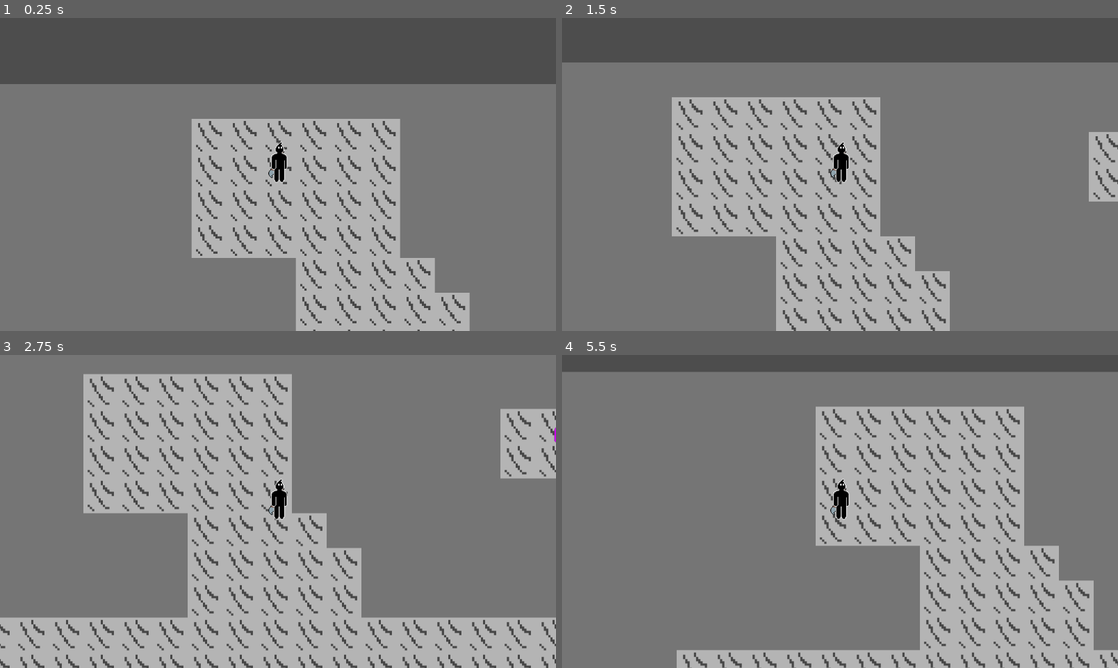
Above: before the commit, frames 1-4 (two rows, left to right).
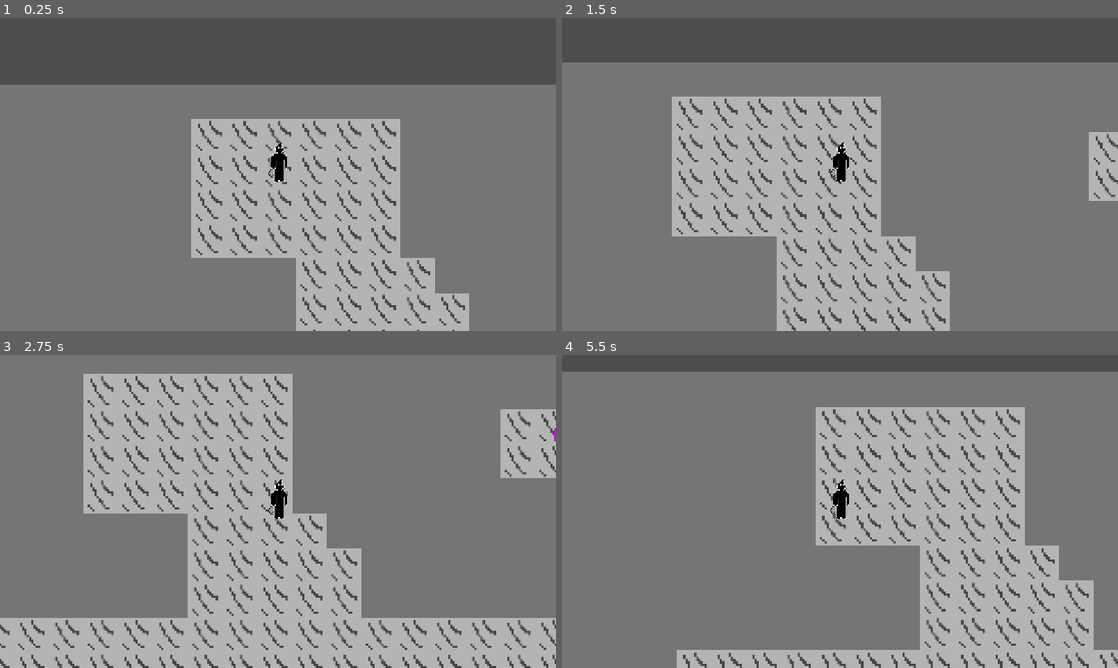
Above: after the commit, the same moments.

Repository: RodrigoAlvys/The-legend-of-Ink
Game: Godot game, scene res://mapas/mapa1.tscn
The game is run twice, just before and just after one commit, with the same random seed, the same clock (stepped at 60 frames per second) and the same inputs.
Inputs:
- Up to frame 1 (0.25 s): no input
- Up to frame 2 (1.5 s): tap Enter at 0.5 s; hold Right (ui_right) 0.53-1.28 s; hold E (interact) 0.53-1.28 s; hold Down (ui_down) from 1.28 s (still down); tap E (interact) at 1.35 s
- Up to frame 3 (2.75 s): release Down (ui_down) at 2.03 s; hold Right (ui_right) from 2.03 s (still down); hold Shift from 2.03 s (still down); tap E (interact) at 2.3 s
- Up to frame 4 (5.5 s): tap Space at 2.75 s; release Right (ui_right) at 2.78 s; release Shift at 2.78 s; hold Up (ui_up) 2.78-3.53 s; tap E (interact) at 2.85, 4.55 s; hold E (interact) 3.53-4.28 s; hold Left (ui_left) 3.53-5.03 s; tap Shift at 4.35 s; hold Down (ui_down) from 5.03 s (still down); hold E (interact) from 5.03 s (still down)

The runs differ from the first frame. In frame 1, 1.7% of the frame differs, in the area x 0-100%, y 21-100%; in frame 2, 2.0%; in frame 3, 3.7%, in the area x 0-100%, y 6-100%; in frame 4, 2.5%.

Commit message:
expandindo dialogo
adicionando dialogo ao restante dos npcs

Diff:
--- /dev/null
+++ b/rp-gprojeto/mapas/amarelo_loja.gd
@@ -0,0 +1,7 @@
+extends CharacterBody2D
+
+func interact():
+	DialogueUI.start_dialogue([
+		"Opa, mais um cliente?",
+		"Bom, infelizmente ainda estou arrumando minha loja, mas quando estiver tudo em ordem, quero te ver mais vezes pro aqui hein."
+	])
--- /dev/null
+++ b/rp-gprojeto/mapas/azul.gd
@@ -0,0 +1,7 @@
+extends CharacterBody2D
+
+func interact():
+	DialogueUI.start_dialogue([
+		"...Oi...",
+		"Prefiro ficar sozinho, então por gentileza, poderia se retirar?"
+	])
--- /dev/null
+++ b/rp-gprojeto/mapas/ciano.gd
@@ -0,0 +1,7 @@
+extends CharacterBody2D
+
+func interact():
+	DialogueUI.start_dialogue([
+		"O Amarelo se mudou recentemente pra vila, então ele ainda tá arrumando a loja.",
+		"Quando tudo estiver em ordem, pode vir comprar o que for que ele vai vender"
+	])
--- /dev/null
+++ b/rp-gprojeto/mapas/cinza.gd
@@ -0,0 +1,8 @@
+extends CharacterBody2D
+
+func interact():
+	DialogueUI.start_dialogue([
+		"Olá jovem, eu sou Cinza, o ancião da vila.",
+		"Vejo que está perdido e sem para onde ir, então vou ter dar uma ajuda",
+		"Ajude o pessoal aqui da vila, e lhe daremos um local para ficar até encontrar seu rumo."
+	])
--- /dev/null
+++ b/rp-gprojeto/mapas/laranja.gd
@@ -0,0 +1,8 @@
+extends CharacterBody2D
+
+func interact():
+	DialogueUI.start_dialogue([
+		"Opa, o Vermelho te enviou? Ufa ainda bem.",
+		"Os slimes tão começando a chegar perto demais da vila, então tô precisando ficar aqui de guarda.",
+		"Derrote alguns deles pra mim vai. Talvez deixe meu trabalho mais fácil."
+	])
--- a/rp-gprojeto/mapas/mapa1.tscn
+++ b/rp-gprojeto/mapas/mapa1.tscn
@@ -6,6 +6,7 @@
 [ext_resource type="Script" uid="uid://dotk4iuvqhbqu" path="res://mapas/portas.gd" id="4_4iet1"]
 [ext_resource type="Script" uid="uid://dxjwaun3d2qp0" path="res://mapas/mapamarker.gd" id="5_8xejp"]
 [ext_resource type="Texture2D" uid="uid://caop3mfnw8o2u" path="res://arte/sprites/roxo.png" id="6_12toi"]
+[ext_resource type="Script" uid="uid://dt7wi5mflfd0e" path="res://mapas/roxo.gd" id="6_dvs42"]
 
 [sub_resource type="TileSetAtlasSource" id="TileSetAtlasSource_2k3q6"]
 texture = ExtResource("1_7pacf")
@@ -76,6 +77,8 @@
 
 [node name="Roxo" type="CharacterBody2D" parent="Entidades" unique_id=1025481110]
 position = Vector2(939, 5)
+collision_layer = 9
+script = ExtResource("6_dvs42")
 
 [node name="Sprite2D" type="Sprite2D" parent="Entidades/Roxo" unique_id=553023362]
 position = Vector2(0, -25)
--- a/rp-gprojeto/mapas/mapa2.tscn
+++ b/rp-gprojeto/mapas/mapa2.tscn
@@ -9,7 +9,10 @@
 [ext_resource type="Script" uid="uid://280v1hyrsc86" path="res://mapas/vermelho.gd" id="6_t6otu"]
 [ext_resource type="Texture2D" uid="uid://qegp1ksdg731" path="res://arte/sprites/cinza.png" id="7_t6otu"]
 [ext_resource type="Texture2D" uid="uid://bm4srdtrlyofj" path="res://arte/sprites/azul.png" id="8_aeyf8"]
+[ext_resource type="Script" uid="uid://bslo1xeygjruo" path="res://mapas/cinza.gd" id="8_ja3h8"]
 [ext_resource type="Texture2D" uid="uid://cpqhd4ach2g66" path="res://arte/sprites/verde.png" id="9_yogvm"]
+[ext_resource type="Script" uid="uid://4wg8p55mt4wg" path="res://mapas/azul.gd" id="10_lprg1"]
+[ext_resource type="Script" uid="uid://0my160lmch4w" path="res://mapas/verde.gd" id="12_j7so3"]
 
 [sub_resource type="TileSetAtlasSource" id="TileSetAtlasSource_wktb5"]
 texture = ExtResource("1_hlfx6")
@@ -136,6 +139,8 @@
 
 [node name="Cinza" type="CharacterBody2D" parent="Entidades" unique_id=586501087]
 position = Vector2(200, 1000)
+collision_layer = 9
+script = ExtResource("8_ja3h8")
 
 [node name="Sprite2D" type="Sprite2D" parent="Entidades/Cinza" unique_id=63692173]
 position = Vector2(0, -25)
@@ -150,6 +155,8 @@
 
 [node name="Azul" type="CharacterBody2D" parent="Entidades" unique_id=616731106]
 position = Vector2(1000, 4100)
+collision_layer = 9
+script = ExtResource("10_lprg1")
 
 [node name="Sprite2D" type="Sprite2D" parent="Entidades/Azul" unique_id=728710992]
 position = Vector2(0, -25)
@@ -164,6 +171,8 @@
 
 [node name="Verde" type="CharacterBody2D" parent="Entidades" unique_id=1283431968]
 position = Vector2(-500, 1100)
+collision_layer = 9
+script = ExtResource("12_j7so3")
 
 [node name="Sprite2D" type="Sprite2D" parent="Entidades/Verde" unique_id=2534703]
 position = Vector2(0, -25)
--- a/rp-gprojeto/mapas/mapa3.tscn
+++ b/rp-gprojeto/mapas/mapa3.tscn
@@ -6,8 +6,11 @@
 [ext_resource type="Script" uid="uid://dotk4iuvqhbqu" path="res://mapas/portas.gd" id="4_dw4op"]
 [ext_resource type="Script" uid="uid://dxjwaun3d2qp0" path="res://mapas/mapamarker.gd" id="5_dw4op"]
 [ext_resource type="Texture2D" uid="uid://cl3ygxusb3ed3" path="res://arte/sprites/amarelo.png" id="6_a1nll"]
+[ext_resource type="Script" uid="uid://cdxomt3ipj3cg" path="res://mapas/amarelo_loja.gd" id="6_hdrf4"]
 [ext_resource type="Texture2D" uid="uid://bjw8673vmc1h4" path="res://arte/sprites/ciano.png" id="7_dxu7r"]
 [ext_resource type="Texture2D" uid="uid://dvql0refv06yu" path="res://arte/sprites/rosa.png" id="8_qp1pb"]
+[ext_resource type="Script" uid="uid://bs58jxwh8mtin" path="res://mapas/ciano.gd" id="8_uqtwn"]
+[ext_resource type="Script" uid="uid://c6kruk0h4dvfe" path="res://mapas/rosa.gd" id="10_7aums"]
 
 [sub_resource type="TileSetAtlasSource" id="TileSetAtlasSource_gj8nn"]
 texture = ExtResource("1_swxvy")
@@ -79,6 +82,8 @@
 
 [node name="AmareloLoja" type="CharacterBody2D" parent="Entidades" unique_id=944656226]
 position = Vector2(500, -400)
+collision_layer = 9
+script = ExtResource("6_hdrf4")
 
 [node name="Sprite2D" type="Sprite2D" parent="Entidades/AmareloLoja" unique_id=1496036710]
 position = Vector2(0, -25)
@@ -92,6 +97,8 @@
 shape = SubResource("RectangleShape2D_vpvka")
 
 [node name="Ciano" type="CharacterBody2D" parent="Entidades" unique_id=1491380014]
+collision_layer = 9
+script = ExtResource("8_uqtwn")
 
 [node name="Sprite2D" type="Sprite2D" parent="Entidades/Ciano" unique_id=918886832]
 position = Vector2(0, -25)
@@ -105,6 +112,8 @@
 
 [node name="Rosa" type="CharacterBody2D" parent="Entidades" unique_id=14263599]
 position = Vector2(500, 0)
+collision_layer = 9
+script = ExtResource("10_7aums")
 
 [node name="Sprite2D" type="Sprite2D" parent="Entidades/Rosa" unique_id=2053328696]
 position = Vector2(0, -25)
--- a/rp-gprojeto/mapas/mapa4.tscn
+++ b/rp-gprojeto/mapas/mapa4.tscn
@@ -5,6 +5,7 @@
 [ext_resource type="PackedScene" uid="uid://gc8ppb38pjih" path="res://jogador/Player.tscn" id="2_txu65"]
 [ext_resource type="Script" uid="uid://dotk4iuvqhbqu" path="res://mapas/portas.gd" id="4_8tlp6"]
 [ext_resource type="Script" uid="uid://dxjwaun3d2qp0" path="res://mapas/mapamarker.gd" id="5_8tlp6"]
+[ext_resource type="Script" uid="uid://bvvq11dn7ycii" path="res://mapas/laranja.gd" id="6_154gr"]
 [ext_resource type="Texture2D" uid="uid://dlcdc21f5aosx" path="res://arte/sprites/laranja.png" id="6_wsvxn"]
 
 [sub_resource type="TileSetAtlasSource" id="TileSetAtlasSource_12j2a"]
@@ -95,6 +96,8 @@
 
 [node name="Laranja" type="CharacterBody2D" parent="Entidades" unique_id=2057744027]
 position = Vector2(458, 5)
+collision_layer = 9
+script = ExtResource("6_154gr")
 
 [node name="Sprite2D" type="Sprite2D" parent="Entidades/Laranja" unique_id=1925617461]
 position = Vector2(0, -25)
--- /dev/null
+++ b/rp-gprojeto/mapas/rosa.gd
@@ -0,0 +1,6 @@
+extends CharacterBody2D
+
+func interact():
+	DialogueUI.start_dialogue([
+		"Essa loja tá vazia demais pro meu gosto."
+	])
--- /dev/null
+++ b/rp-gprojeto/mapas/roxo.gd
@@ -0,0 +1,8 @@
+extends CharacterBody2D
+
+func interact():
+	DialogueUI.start_dialogue([
+		"Como que eu fui parar nessa caverna...",
+		"Opa quem é você? Bom de qualquer forma por favor me ajuda!",
+		"Têm um slime de tinta bloqueando o caminho... Eu sou so um cara Roxo, me ajude."
+	])
--- /dev/null
+++ b/rp-gprojeto/mapas/verde.gd
@@ -0,0 +1,7 @@
+extends CharacterBody2D
+
+func interact():
+	DialogueUI.start_dialogue([
+		"Olá, sou a fazendeira da vila.",
+		"No momento ainda estou formando a plantação, mas quando estiver pronta você pode vir pegar comida"
+	])
--- a/rp-gprojeto/project.godot
+++ b/rp-gprojeto/project.godot
@@ -27,6 +27,7 @@
 window/size/viewport_height=720
 window/size/resizable=false
 window/size/borderless=true
+window/stretch/mode="canvas_items"
 
 [global_group]
 
Not shown, added: rp-gprojeto/mapas/amarelo_loja.gd.uid
Not shown, added: rp-gprojeto/mapas/azul.gd.uid
Not shown, added: rp-gprojeto/mapas/ciano.gd.uid
Not shown, added: rp-gprojeto/mapas/cinza.gd.uid
Not shown, added: rp-gprojeto/mapas/laranja.gd.uid
Not shown, added: rp-gprojeto/mapas/rosa.gd.uid
Not shown, added: rp-gprojeto/mapas/roxo.gd.uid
Not shown, added: rp-gprojeto/mapas/verde.gd.uid
